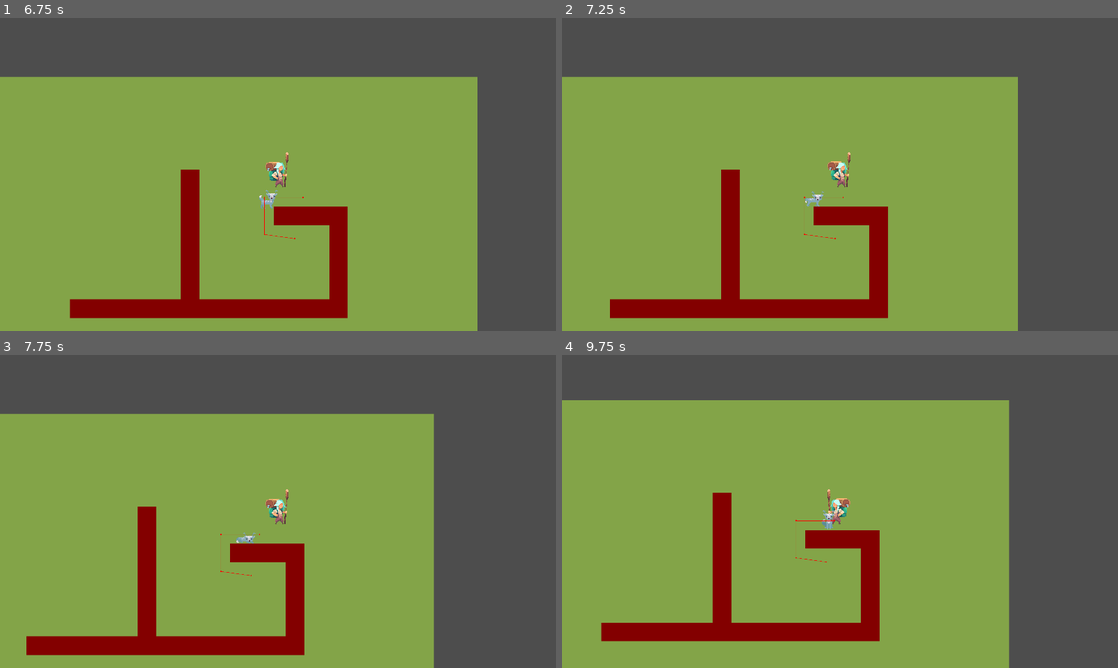
Above: before the commit, frames 1-4 (two rows, left to right).
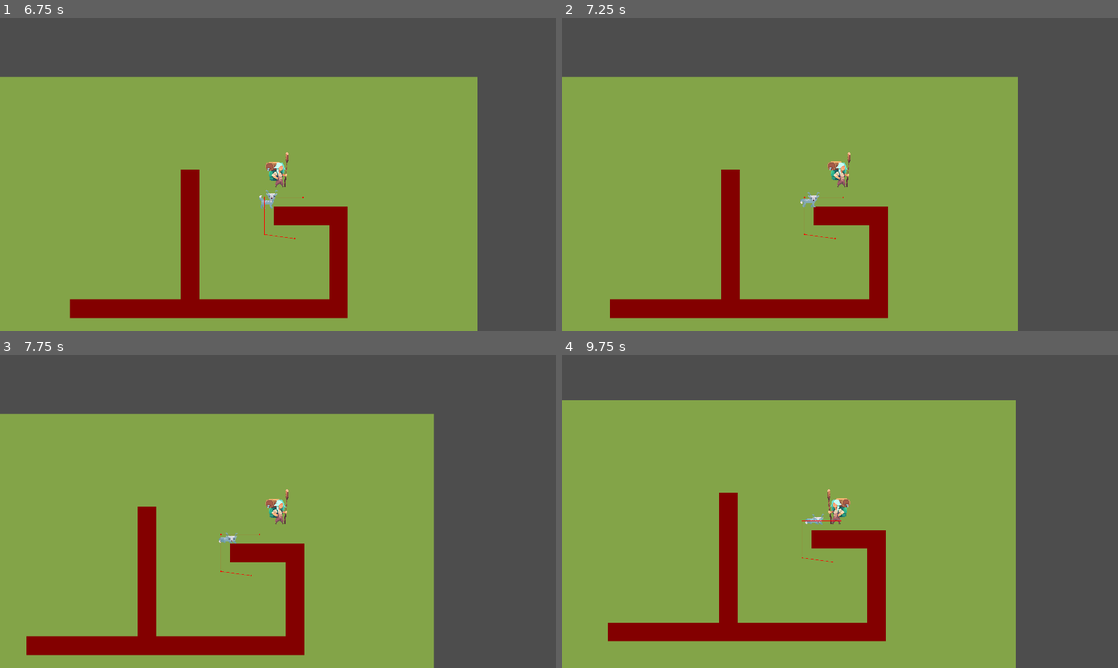
Above: after the commit, the same moments.

Repository: freddder/Pirate_Software_Jam_16
Game: Godot game, scene res://Scenes/map.tscn
Two runs of this game, one before a commit and one after it. Both use one fixed random seed, a clock stepped at 60 frames per second and the inputs below. The engine's default icon, where the game draws it, is replaced by a stand-in: a white triangle on a blue panel in a dark square.
Inputs (mouse positions are in pixels of both pictures, inside the frame that each line leads up to):
- Up to frame 1 (6.75 s): tap Enter at 0.5 s; move the mouse to (250, 237) at 0.52 s; hold W (move_up) 0.53-2.03 s; tap Space (ui_select) at 0.77, 1.52, 3.02, 3.77, 4.52, 6.02 s; move the mouse to (444, 221) at 1.27 s; move the mouse to (111, 127) at 2.02 s; hold A (move_left) 2.03-3.53 s; move the mouse to (305, 174) at 2.77 s; move the mouse to (194, 96) at 3.52 s; hold S (move_down) 3.53-4.28 s; move the mouse to (400, 158) at 4.27 s; hold D (move_right) 4.28-5.03 s; move the mouse to (166, 190) at 5.02 s; hold W (move_up) 5.03-5.78 s; move the mouse to (333, 105) at 5.77 s; hold D (move_right) from 5.78 s (still down); move the mouse to (250, 237) at 6.52 s
- Up to frame 2 (7.25 s): keep holding D (move_right); tap Space (ui_select) at 6.77 s
- Up to frame 3 (7.75 s): keep holding D (move_right); move the mouse to (444, 558) at 7.27 s; tap Space (ui_select) at 7.52 s
- Up to frame 4 (9.75 s): move the mouse to (673, 464) at 8.02 s; release D (move_right) at 8.03 s; hold S (move_down) 8.03-8.78 s; move the mouse to (867, 511) at 8.77 s; hold A (move_left) 8.78-9.53 s; tap Space (ui_select) at 9.02 s; move the mouse to (756, 433) at 9.52 s; hold W (move_up) from 9.53 s (still down)

Frame 1 is identical in both runs. In frame 2, 0.1% of the frame differs, in the area x 42-48%, y 55-61%; in frame 3, 0.1%; in frame 4, 3.1%, in the area x 7-82%, y 14-100%.

Commit message:
Fixed animal death

Diff:
--- a/Scenes/base_animal.tscn
+++ b/Scenes/base_animal.tscn
@@ -104,7 +104,7 @@
 "duration": 1.0,
 "texture": SubResource("AtlasTexture_uxji3")
 }],
-"loop": true,
+"loop": false,
 "name": &"f_dead",
 "speed": 3.0
 }, {
@@ -182,8 +182,7 @@
 position = Vector2(1, -3)
 scale = Vector2(1.0625, 1.1875)
 sprite_frames = SubResource("SpriteFrames_rw2rf")
-animation = &"f_walk_side"
-frame_progress = 0.596952
+animation = &"f_dead"
 
 [node name="CollisionShape2D" type="CollisionShape2D" parent="."]
 position = Vector2(2, 0)
@@ -213,4 +212,4 @@
 [node name="Death" type="Node" parent="StateMachine"]
 script = ExtResource("8_k8eml")
 
-[connection signal="area_entered" from="Area2D" to="StateMachine/Death" method="_on_area_2d_area_entered"]
+[connection signal="area_entered" from="Area2D" to="." method="_on_area_2d_area_entered"]
--- a/Scripts/Death.gd
+++ /dev/null
@@ -1,11 +0,0 @@
-extends Node
-
-
-# Called when the node enters the scene tree for the first time.
-func _ready() -> void:
-	pass # Replace with function body.
-
-
-# Called every frame. 'delta' is the elapsed time since the previous frame.
-func _process(delta: float) -> void:
-	pass
--- a/Scripts/animal_death.gd
+++ b/Scripts/animal_death.gd
@@ -3,42 +3,18 @@
 
 @onready var animal : CharacterBody2D = $"../.."
 @onready var animated_sprite : AnimatedSprite2D = $"../../AnimatedSprite2D"
-@onready var pathfinding_state = $".."
+@onready var collision : CollisionShape2D = $"../../CollisionShape2D"
+@onready var area : Area2D = $"../../Area2D"
 
-var is_running = true
-var current_state
+var timer : float = 0.0
 
-func _ready():
-	animal.velocity = Vector2.ZERO
+func enter():
+	animated_sprite.play("f_dead")
+	collision.set_disabled(true)
+	area.monitorable = false
+	area.monitoring = false
 
-func _on_area_2d_area_entered(area: Area2D) -> void:
-	if area.is_in_group("die"):
-		play_death_animation()
-
-func play_death_animation():
-	animated_sprite.play("f_dead")
-	animal.velocity = Vector2.ZERO
-	is_active = false
-
-	if pathfinding_state != null:
-		is_running = false
-
-func _process(delta):
-
-	if !animated_sprite.is_playing() and !is_running:
-		stop_state_machine()
-
-func change_state(new_state):
-	if !is_running:
-		return
-	if current_state != null:
-		current_state.exit()
-	current_state = new_state
-	if current_state != null:
-		current_state.enter()
-
-func stop_state_machine():
-	is_running = false
-	if current_state == null:
-		current_state.exit()
-	current_state = null
+func update(delta : float):
+	timer += delta
+	if timer > 5.0:
+		animal.queue_free()
--- a/Scripts/base_animal.gd
+++ b/Scripts/base_animal.gd
@@ -1,6 +1,13 @@
 extends CharacterBody2D
 
 @onready var animation : AnimatedSprite2D = $AnimatedSprite2D
+@onready var state_machine : StateMachine = $StateMachine
 
 func _physics_process(delta):
 	move_and_slide()
+
+func _on_area_2d_area_entered(area: Area2D) -> void:
+	if area.is_in_group("die"):
+		print("AHHHHH, IT HURTS, PLEASE STOOOOOP!!!!!")
+		animation.play("f_dead")
+		state_machine.on_state_change(state_machine.current_state, "Death")
--- a/Scripts/state.gd
+++ b/Scripts/state.gd
@@ -2,18 +2,15 @@
 class_name State
 
 signal ChangeState
-var is_active = true
 
 func update(delta : float):
-	if !is_active:
-		return
+	pass
 
 func physic_update(delta : float):
-	if !is_active:
-		return
+	pass
 
 func enter():
-	is_active = true
+	pass
 
 func exit():
-	is_active = false
+	pass
--- a/Scripts/state_machine.gd
+++ b/Scripts/state_machine.gd
@@ -1,4 +1,5 @@
 extends Node
+class_name StateMachine
 
 @export var initial_state : State
 
